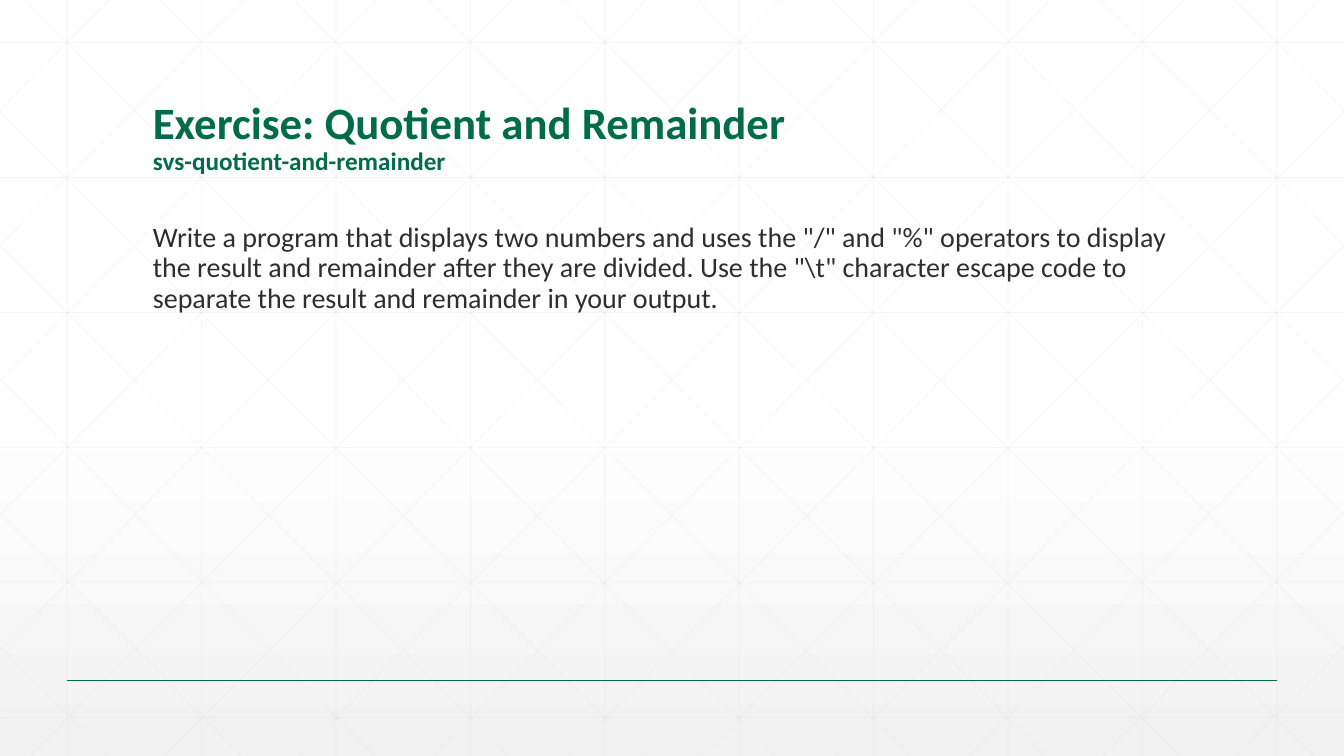
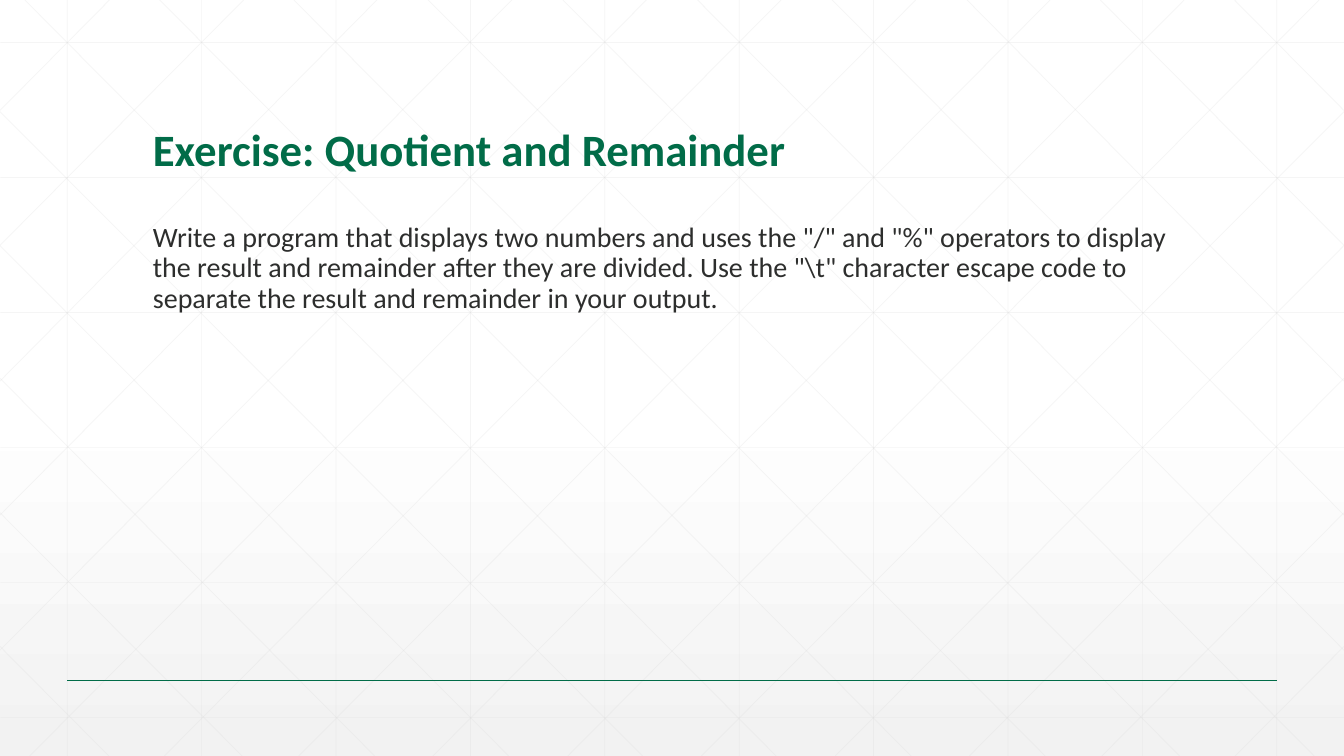
Before and after one commit to SrinS/svs-talent, a slide deck: slide 25 of 01. Java SE/Slides/03. Language elements.pptx. Drawn at 1344x756 pixels with LibreOffice and Linux fonts; fonts in the diff are those of the drawing; background and template pictures are left out. Boxes give left, top, right and bottom in pixels: in the first picture for what was removed or moved away, otherwise in the second. Text is boxed around its words. In the diff, an @@ line names an element or a change of style, - is before the commit and + after.

```diff
--- a/01. Java SE/Slides/03. Language elements.pptx
+++ b/01. Java SE/Slides/03. Language elements.pptx
@@ title at box(153, 134, 785, 172): text changed @@
-Exercise: Quotient and Remainder
-svs-quotient-and-remainder
+Exercise: Quotient and Remainder
```
Also in this commit, not shown: 2 other slides changed, 11 other files.
